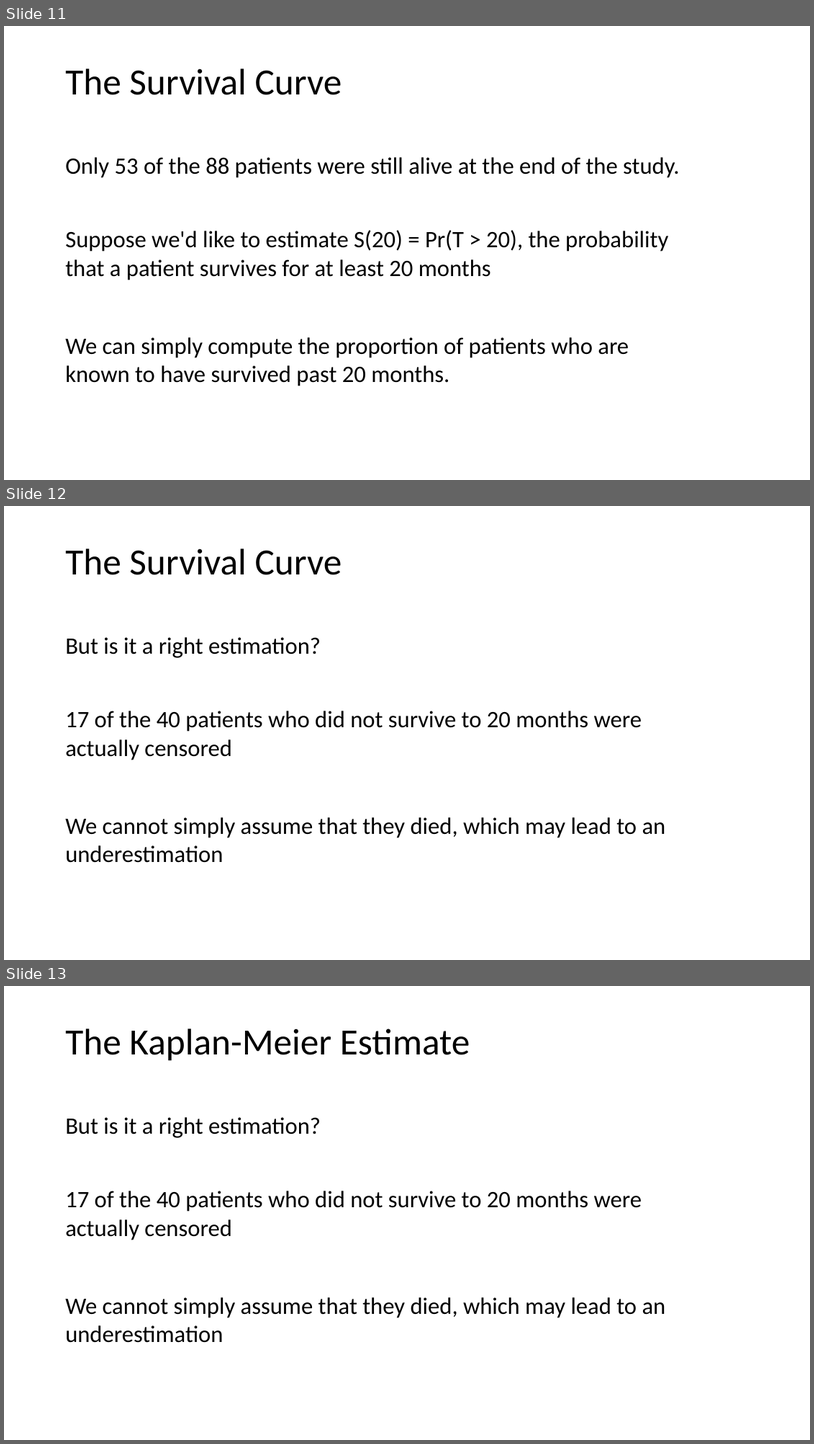
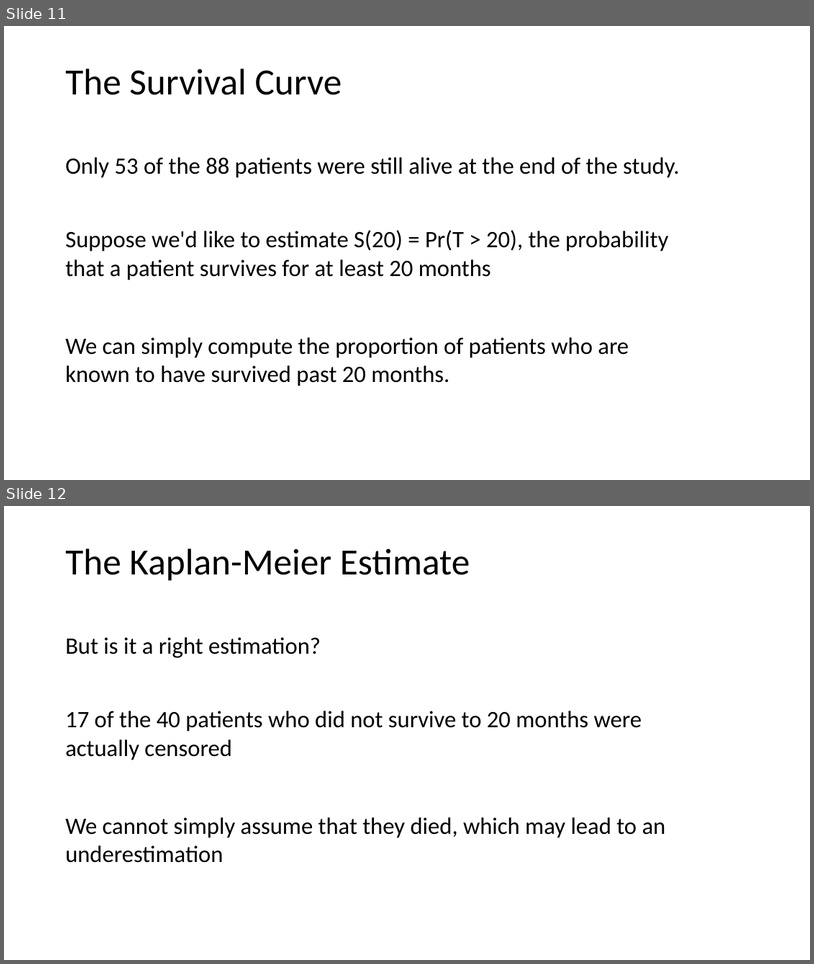
Before and after one commit to tianzheng4/tianzheng4.github.io, a slide deck: _umkc-teaching/slides/Lecture14.pptx. Shown one above the other, each under a label of ours: slides 11, 12 and 13 before the commit, slides 11 and 12 after it. The pictures are 814x1444 and 814x964 pixels, drawn with LibreOffice and Linux fonts; fonts in the diff are those of the drawing. Boxes give left, top, right and bottom in pixels: in the first picture for what was removed or moved away, otherwise in the second. Text is boxed around its words. In the diff, an @@ line names an element or a change of style, - is before the commit and + after.

```diff
--- a/_umkc-teaching/slides/Lecture14.pptx
+++ b/_umkc-teaching/slides/Lecture14.pptx
@@ slide 12 removed at (4, 506, 810, 960), background #FFFFFF @@
@@ title removed at (65, 548, 342, 575) @@
-The Survival Curve
@@ text removed at (65, 637, 321, 658) @@
-But is it a right estimation?
@@ text removed at (65, 710, 642, 760) @@
-17 of the 40 patients who did not survive to 20 months were actually censored
@@ text removed at (65, 817, 666, 862) @@
-We cannot simply assume that they died, which may lead to an underestimation
@@ what was slide 13 is now slide 12 @@
```
Also in this commit, not shown: 3 other files.
